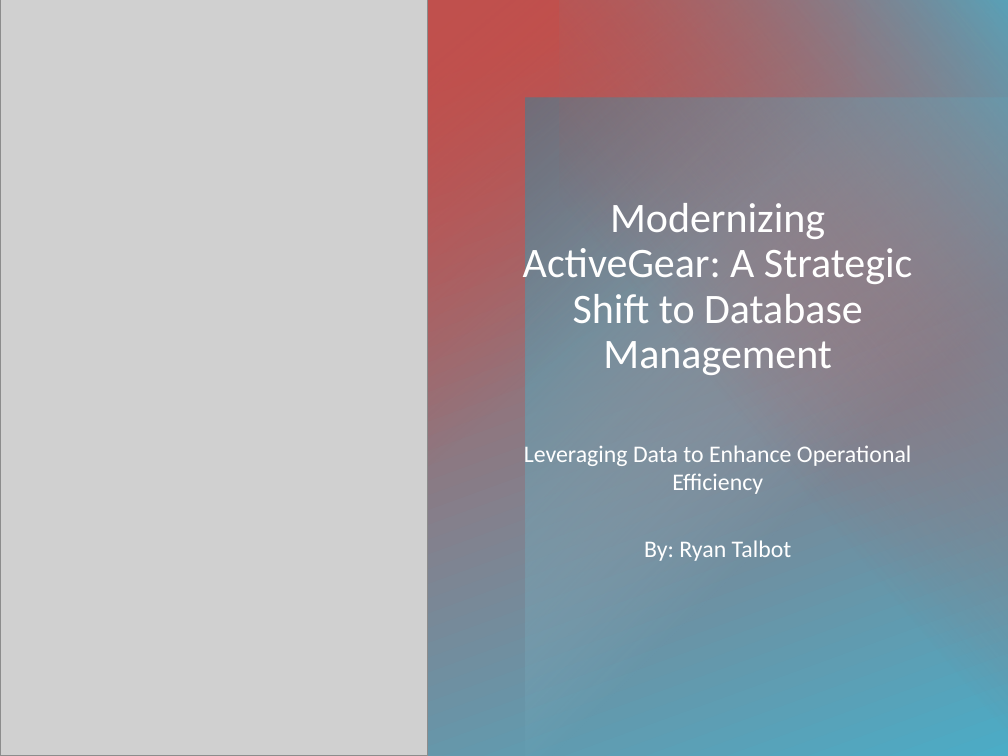
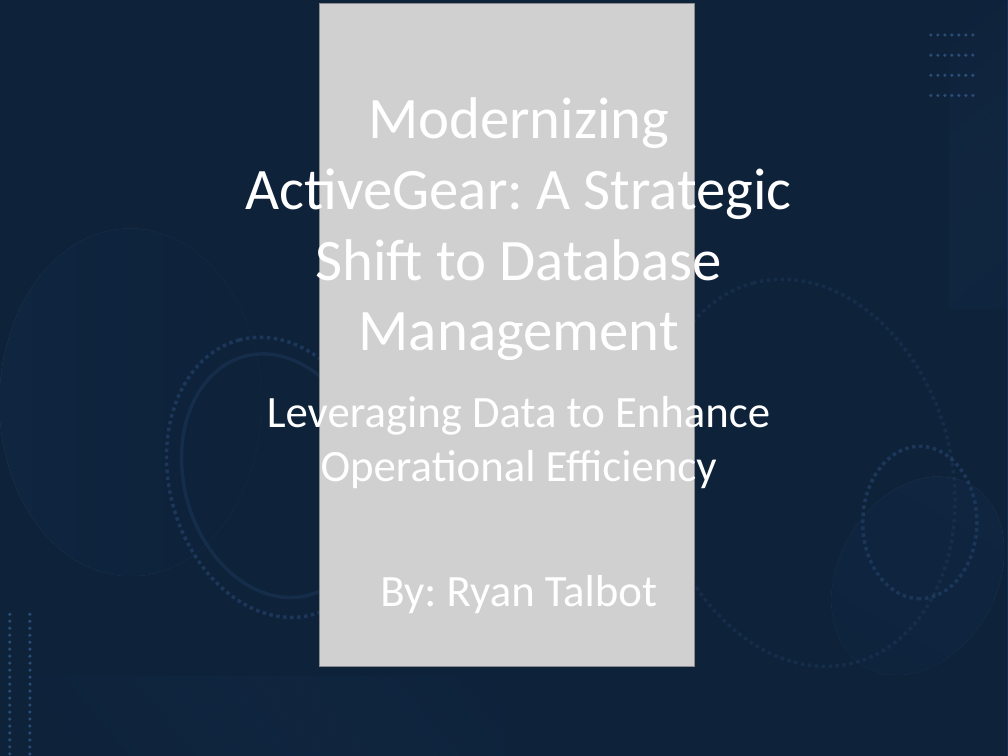
Before and after one commit to RyanJTalbot/MSDS, a slide deck: slide 1 of Core/Databases for Data Scientists Specialization/Relational Database Design /Week 5/ActiveGear_Presentation.pptx. Drawn at 1008x756 pixels with LibreOffice and Linux fonts; fonts in the diff are those of the drawing; grey boxes stand for pictures. Boxes give left, top, right and bottom in pixels: in the first picture for what was removed or moved away, otherwise in the second. Text is boxed around its words. In the diff, an @@ line names an element or a change of style, - is before the commit and + after.

Commit message:
Update relational database design

```diff
--- a/Core/Databases for Data Scientists Specialization/Relational Database Design /Week 5/ActiveGear_Presentation.pptx
+++ b/Core/Databases for Data Scientists Specialization/Relational Database Design /Week 5/ActiveGear_Presentation.pptx
@@ rectangle: place and size @@
-rectangle at (427, 0, 1008, 756)
+rectangle at (0, 0, 1008, 756)
@@ rectangle at (0, 0, 1008, 756): fill gradient #C0504D to #4BACC6 to #1F497D @@
@@ rectangle added at (0, 0, 1008, 756), fill #000000 at 53% opacity @@
@@ picture: place and size @@
-picture at (0, 0, 427, 756)
+picture at (320, 3, 695, 666)
@@ rectangle removed at (427, 0, 855, 756) @@
@@ rectangle removed at (559, 0, 1008, 756) @@
@@ rectangle added at (950, 0, 1008, 308), fill gradient #8EB4E3 to #17375E @@
@@ title "Modernizing ActiveGear: A Strategic Shift ...": place and size @@
-title "Modernizing ActiveGear: A Strategic Shift ..." at (523, 203, 912, 375)
+title "Modernizing ActiveGear: A Strategic Shift ..." at (246, 98, 792, 360)
@@ title "Modernizing ActiveGear: A Strategic Shift ..." at (246, 98, 792, 360): size 30 to 42 pt; line spacing 0.9 to 1; vertical alignment middle to bottom @@
@@ rectangle removed at (525, 98, 1008, 756) @@
@@ group added at (931, 35, 977, 96): 4 lines @@
@@ group added at (0, 229, 1008, 706): 6 ellipses @@
@@ subtitle "Leveraging Data to Enhance Operational ...": place and size @@
-subtitle "Leveraging Data to Enhance Operational ..." at (524, 445, 911, 561)
+subtitle "Leveraging Data to Enhance Operational ..." at (267, 390, 770, 613)
@@ subtitle "Leveraging Data to Enhance Operational ..." at (267, 390, 770, 613): size 17 to 32 pt; more space between paragraphs @@
@@ line added from (10, 614) to (10, 756), #0F243E 2.5 pt dashed @@
@@ line added from (30, 614) to (30, 756), #0F243E 2.5 pt dashed @@
@@ rectangle added at (0, 677, 504, 756), fill gradient #0F243E to #558ED5 @@
```
Also in this commit, not shown: 1 other slide changed, 3 other files.
